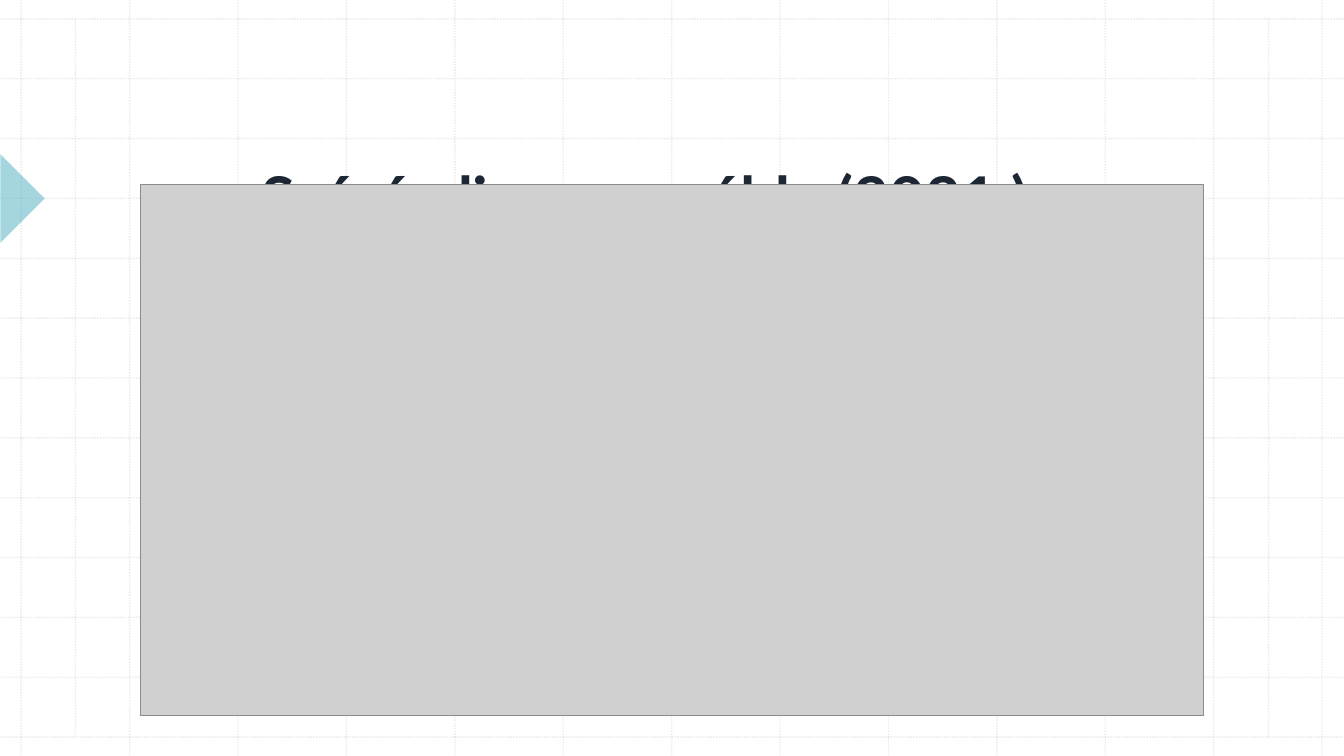
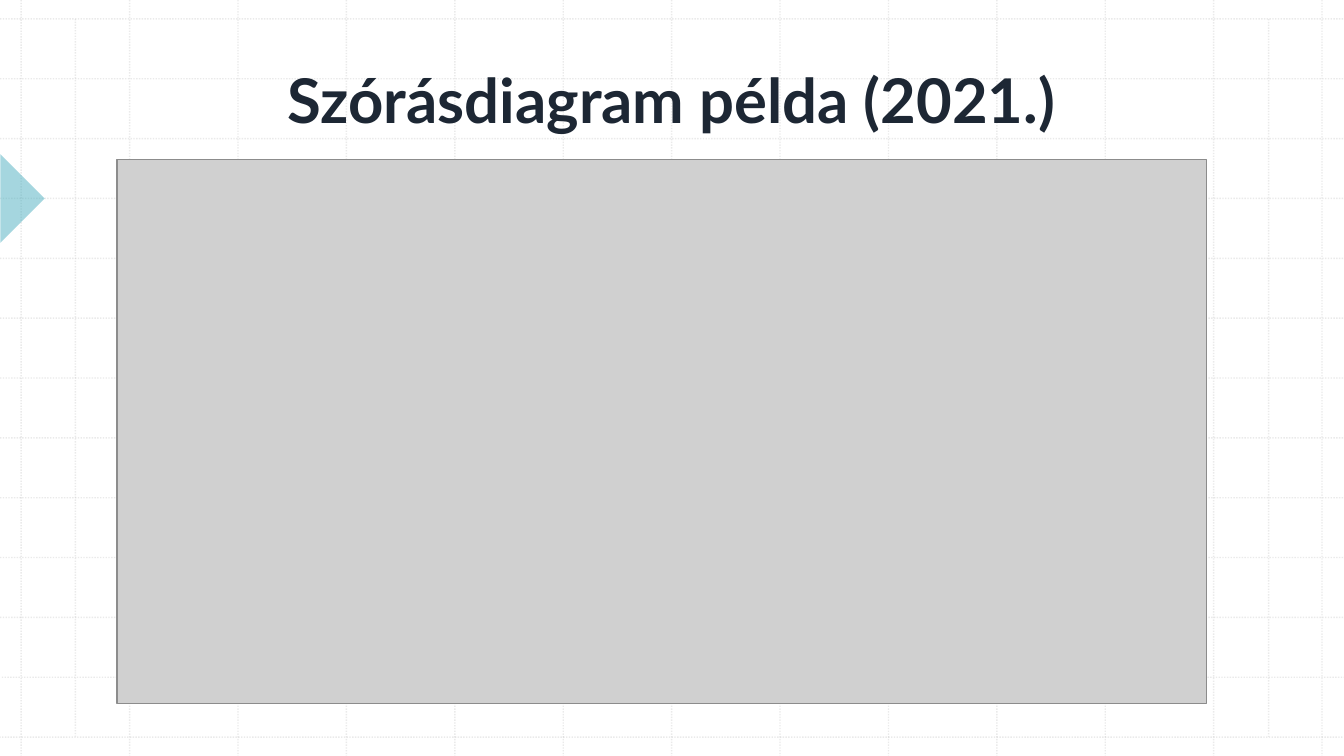
Before and after one commit to konderal333/-nkutfel, a slide deck: slide 6 of TDK prezi.pptx. Drawn at 1344x756 pixels with LibreOffice and Linux fonts; fonts in the diff are those of the drawing; grey boxes stand for pictures. Boxes give left, top, right and bottom in pixels: in the first picture for what was removed or moved away, otherwise in the second. Text is boxed around its words. In the diff, an @@ line names an element or a change of style, - is before the commit and + after.

```diff
--- a/TDK prezi.pptx
+++ b/TDK prezi.pptx
@@ title "Szórásdiagram példa (2021.)" rewrapped from <box>261,168,1028,185</box> to <box>288,75,1055,134</box> @@
@@ picture: place and size @@
-picture at <box>140,185,1204,716</box>
+picture at <box>117,159,1207,704</box>
```
Also in this commit, not shown: 4 other slides changed, 1 slide added.
